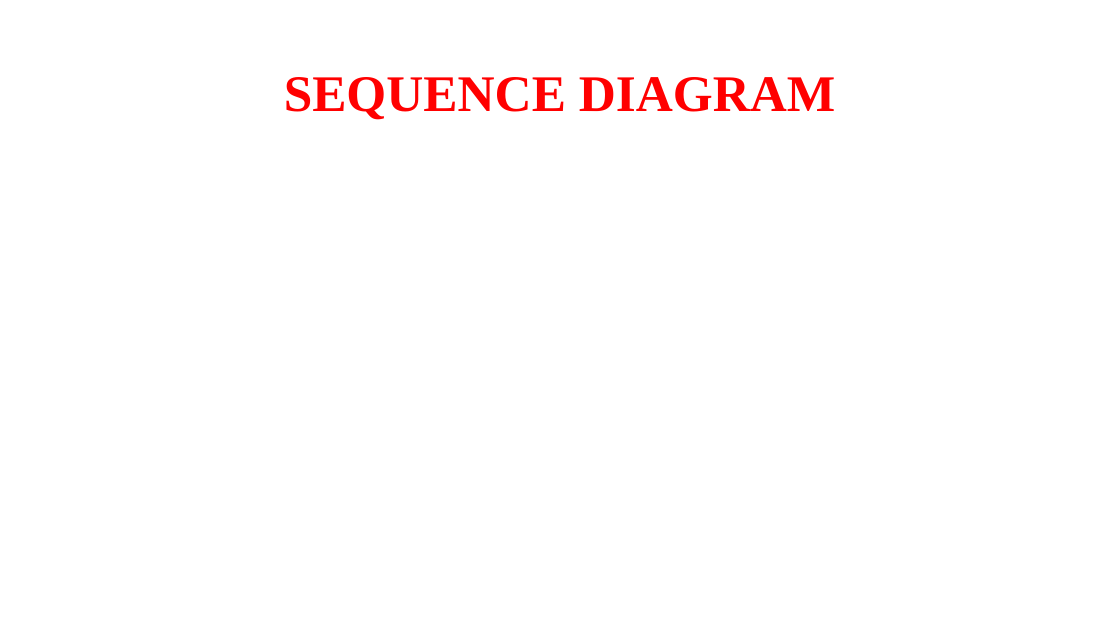
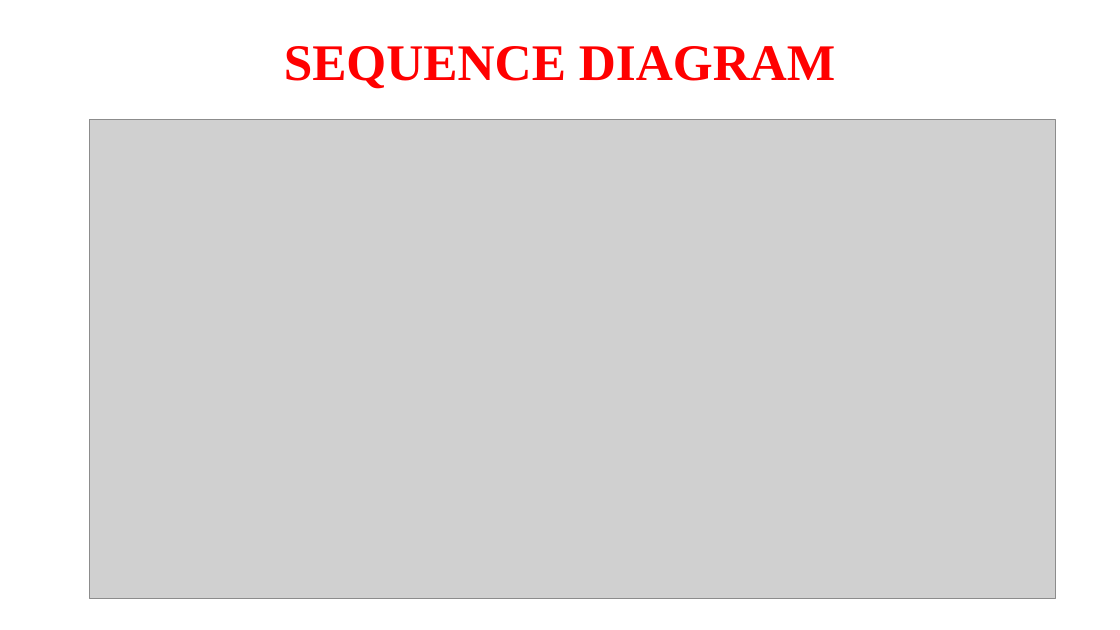
Before and after one commit to NGUESSIE-FABIOLA/BoulderDash, a slide deck: slide 17 of masterpom/PROJET UML.pptx (slide 11 before the commit). Drawn at 1120x630 pixels with LibreOffice and Linux fonts; fonts in the diff are those of the drawing; grey boxes stand for pictures. Boxes give left, top, right and bottom in pixels: in the first picture for what was removed or moved away, otherwise in the second. Text is boxed around its words. In the diff, an @@ line names an element or a change of style, - is before the commit and + after.

```diff
--- a/masterpom/PROJET UML.pptx
+++ b/masterpom/PROJET UML.pptx
@@ title "SEQUENCE DIAGRAM": place and size @@
-title "SEQUENCE DIAGRAM" at [284, 77, 835, 120]
+title "SEQUENCE DIAGRAM" at [284, 46, 835, 89]
@@ picture added at [89, 120, 1056, 599] @@
```
Also in this commit, not shown: 9 other slides changed, 6 slides added, 10 other files.
